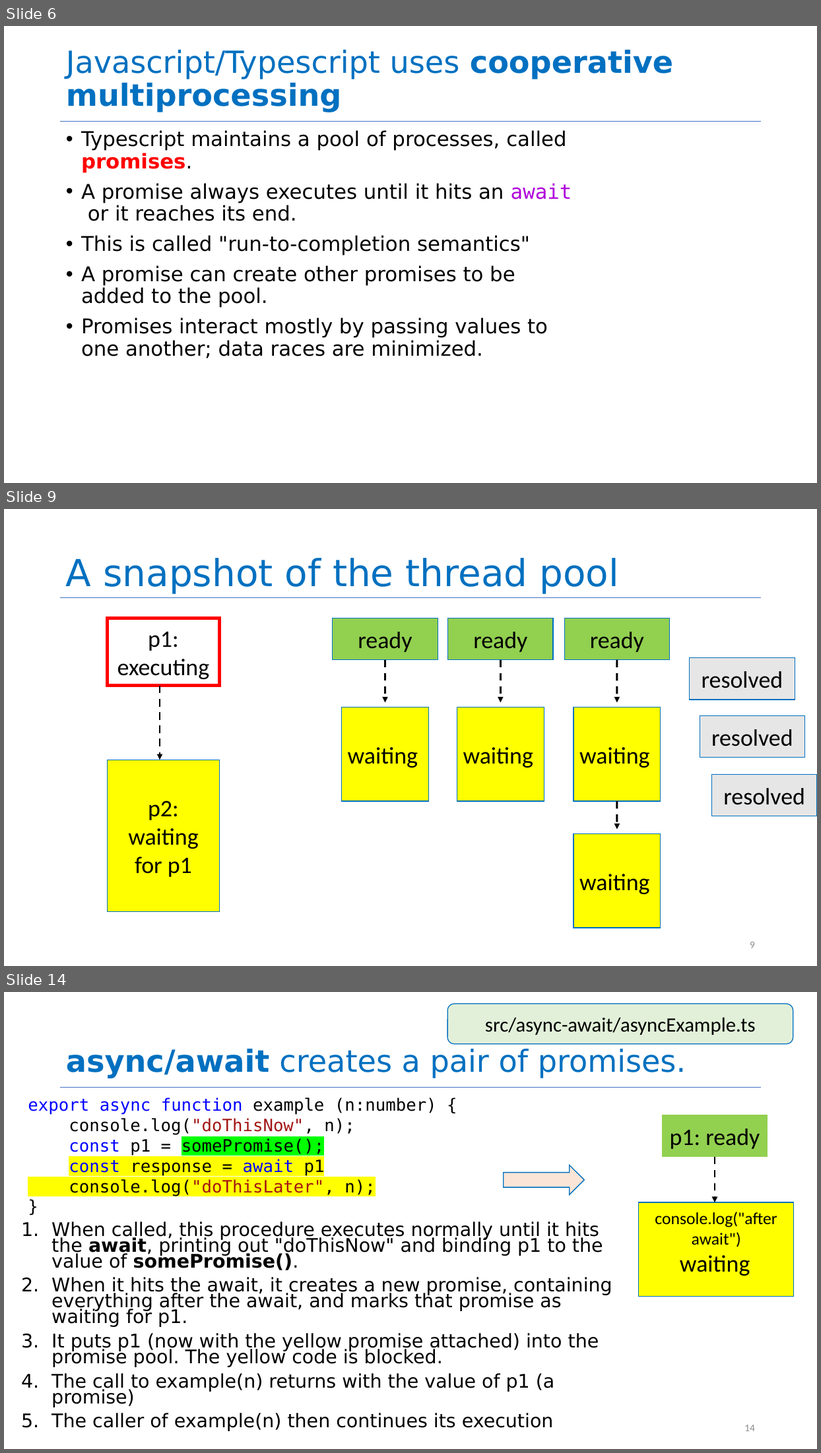
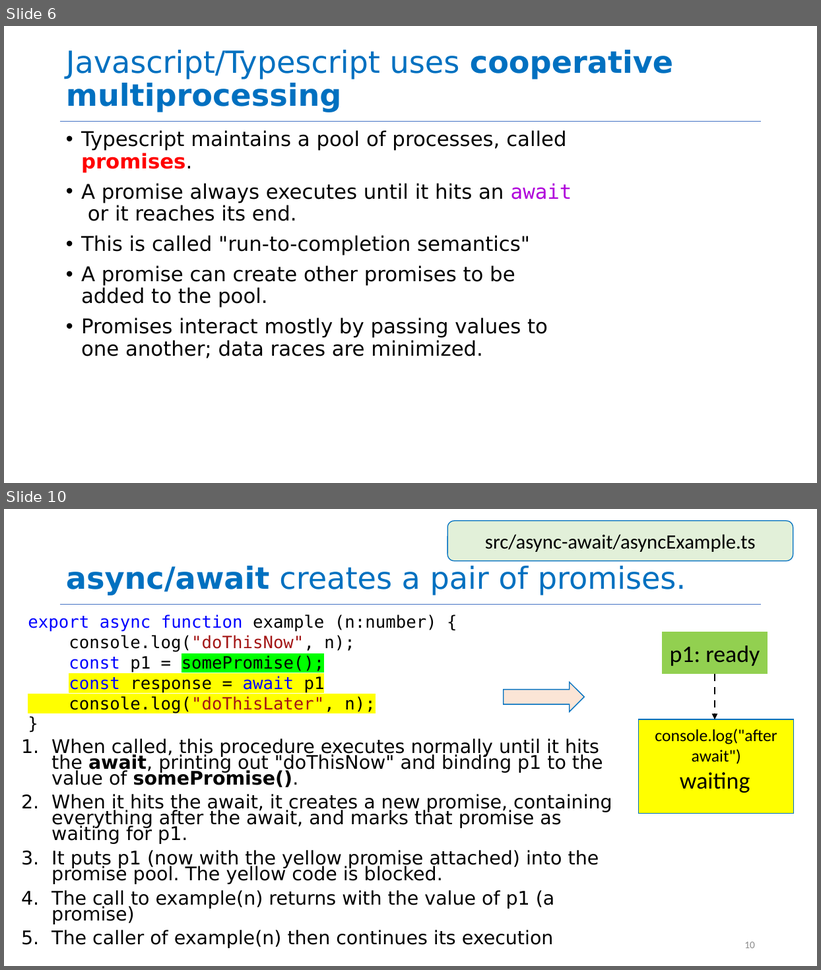
Before and after one commit to neu-se/CS4530-Fall-2024, a slide deck: Slides/Module 06 Concurrency Patterns in Typescript.pptx. Shown one above the other, each under a label of ours: slides 6, 9 and 14 before the commit, slides 6 and 10 after it; the slides between them are not shown. The pictures are 821x1453 and 821x970 pixels, drawn with LibreOffice and Linux fonts; fonts in the diff are those of the drawing. Boxes give left, top, right and bottom in pixels: in the first picture for what was removed or moved away, otherwise in the second. Text is boxed around its words. In the diff, an @@ line names an element or a change of style, - is before the commit and + after.

```diff
--- a/Slides/Module 06 Concurrency Patterns in Typescript.pptx
+++ b/Slides/Module 06 Concurrency Patterns in Typescript.pptx
@@ slide 9 removed at <box>4,509,817,966</box>, background #FFFFFF @@
@@ title removed at <box>66,558,619,594</box> @@
-A snapshot of the thread pool
@@ line removed from (60, 597) to (762, 597) @@
@@ rectangle removed at <box>107,618,220,686</box> @@
-p1: executing
@@ rectangle removed at <box>333,618,438,660</box> @@
-ready
@@ rectangle removed at <box>448,618,554,660</box> @@
-ready
@@ rectangle removed at <box>564,618,670,660</box> @@
-ready
@@ arrow removed from (385, 660) to (385, 703) @@
@@ arrow removed from (500, 660) to (500, 703) @@
@@ arrow removed from (617, 660) to (617, 703) @@
@@ rectangle removed at <box>690,658,795,700</box> @@
-resolved
@@ arrow removed from (160, 686) to (160, 760) @@
@@ rectangle removed at <box>342,707,429,801</box> @@
-waiting
@@ rectangle removed at <box>457,707,545,801</box> @@
-waiting
@@ rectangle removed at <box>574,707,661,801</box> @@
-waiting
@@ rectangle removed at <box>700,716,805,758</box> @@
-resolved
@@ rectangle removed at <box>107,760,220,912</box> @@
-p2: waiting for p1
@@ rectangle removed at <box>712,774,817,817</box> @@
-resolved
@@ arrow removed from (617, 801) to (617, 829) @@
@@ rectangle removed at <box>574,834,661,928</box> @@
-waiting
@@ page number removed at <box>750,942,755,949</box> @@
-9
@@ what was slide 14 is now slide 10 @@
@@ page number at <box>745,942,755,949</box>: text changed @@
-14
+10
```
Also in this commit, not shown: 5 slides changed, 2 slides added, 3 other slides removed, 1 other file.
